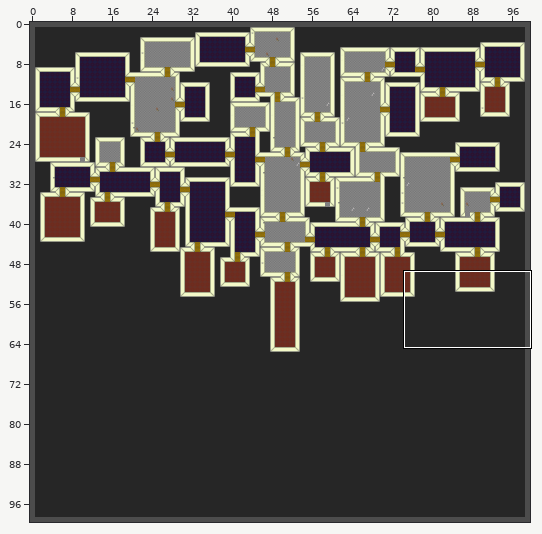
Tiled map: desktop/Maps/test.tmx. The first picture is a wide view before the edit; the outline marks the close-up.
Close-up. As it was:
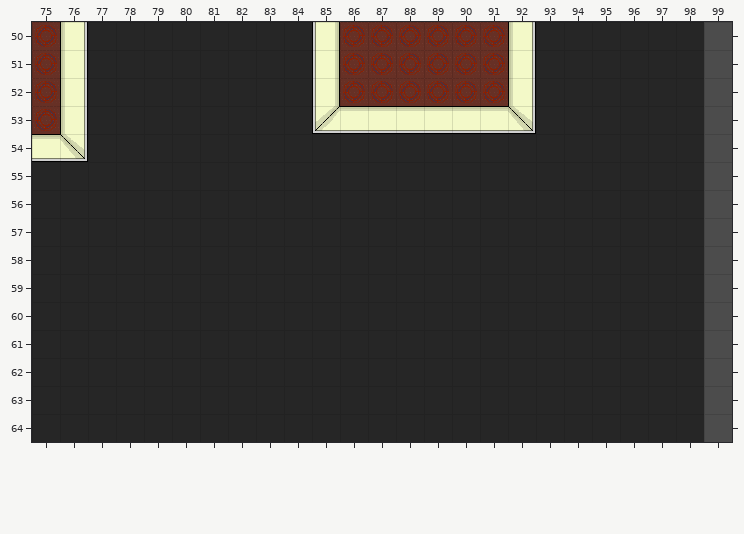
Cells are 32x32 px. Shown: x 75..99, y 50..64. The commit also changed other parts of the map, which this record leaves out.
The same view after the edit:
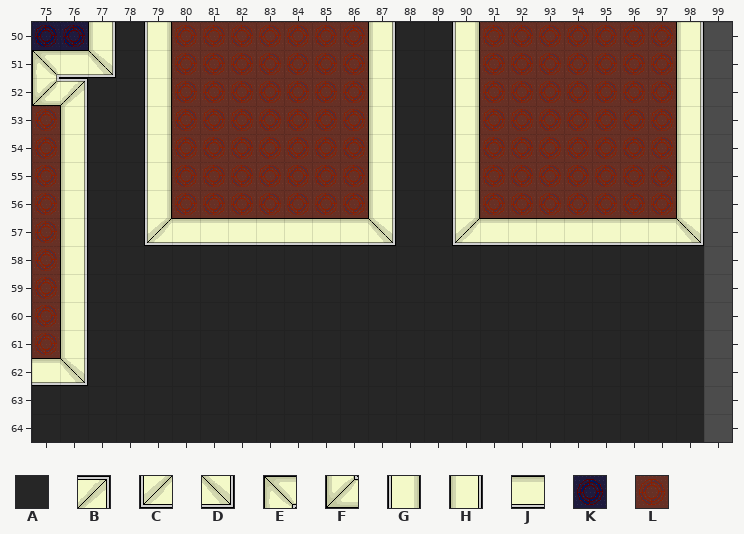
Key: from "Office01": A 0, B 3, C 4, D 5, E 6, F 8, G 10, H 20, J 40, K 60, L 70.
_ is an empty cell, . an unchanged one.
What changed:
--- layer "Tile Layer 1"
@@ x 75..98 @@
-50 LHA.AAAAAAG.LLLL.HAAAAAA
-51 LHA.AAAAAAG.LLLL.HAAAAAA
-52 LH..AAAAAAG.LLLL.HAAAAAA
-53 ....AAAAAACJJJJJJDAAAAAA
-54 JD..AAAAAAAAA..AAAAAAAAA
-55 AA..AAAAAAAAA..AAAAAAAAA
-56 AA..AAAAAAAAA..AAAAAAAAA
-57 AA..AAAAAAAAA..AAAAAAAAA
-58 AA......................
-59 AA......................
-60 AA......................
-61 AA......................
-62 AA......................
+50 KKH.GLLLLLL.HAAG.LLLLLLH
+51 EJD.GLLLLLL.HAAG.LLLLLLH
+52 FB..GLLLLLL.HAAG.LLLLLLH
+53 ....GLLLLLLLHAAGLLLLLLLH
+54 LH..GLLLLLLLH..GLLLLLLLH
+55 LH..GLLLLLLLH..GLLLLLLLH
+56 LH..GLLLLLLLH..GLLLLLLLH
+57 LH..CJJJJJJJD..CJJJJJJJD
+58 LH......................
+59 LH......................
+60 LH......................
+61 LH......................
+62 JD......................
Pixel boxes of the changes (left, top, right, bottom) in both close-ups:
changed: (32, 22, 116, 106)
changed: (144, 22, 704, 246)
changed: (32, 134, 88, 386)
